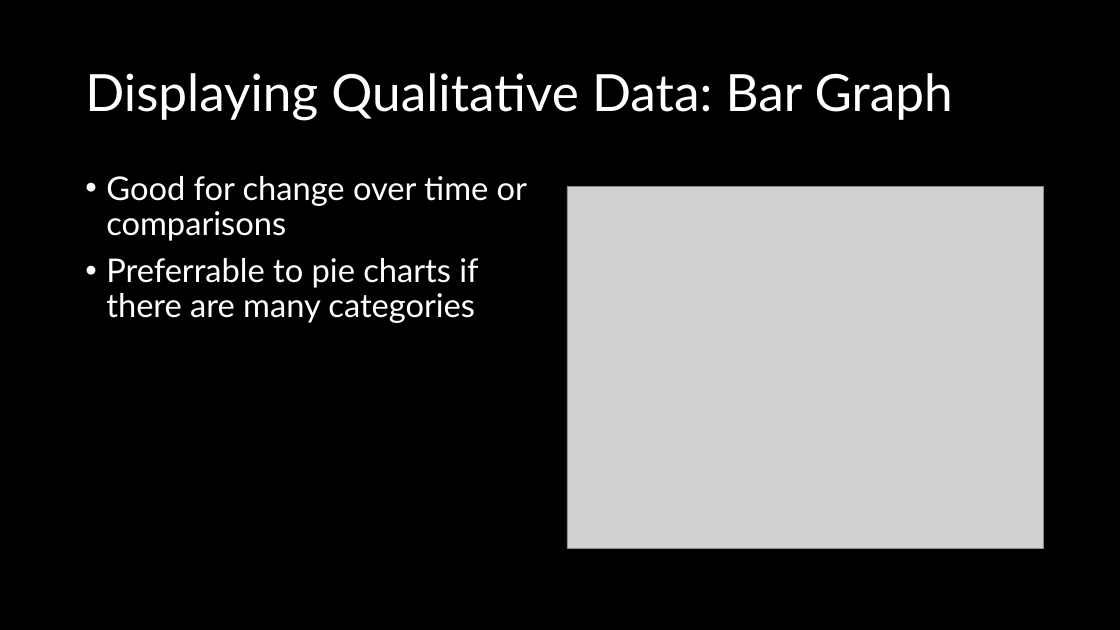
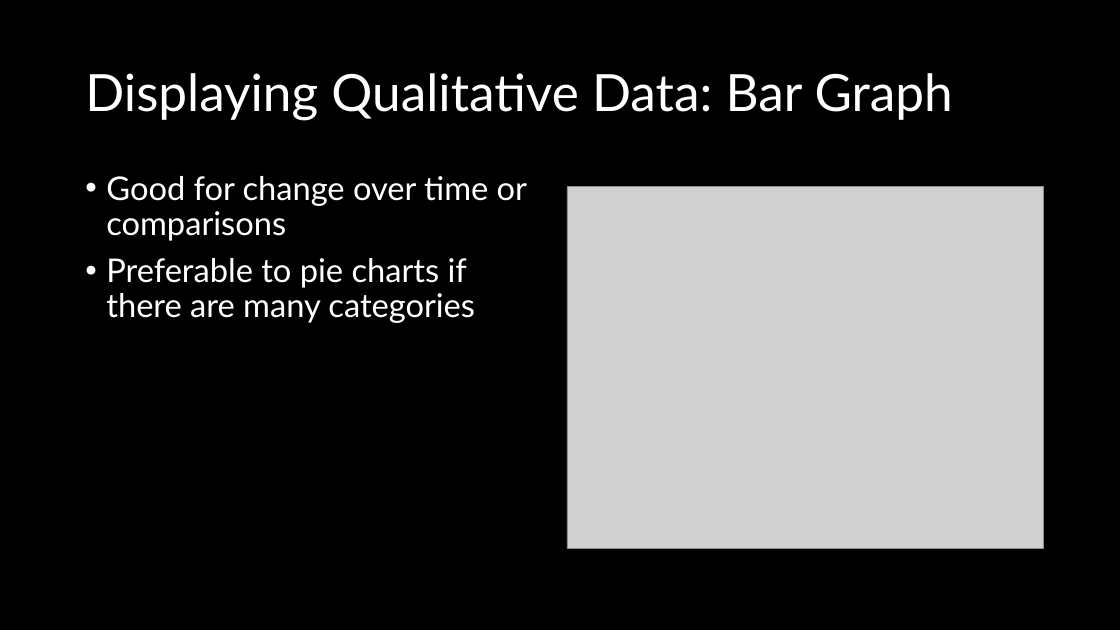
Before and after one commit to wkurzius/textbook-notes, a slide deck: slide 7 of statistics-open-stax/ppt/1-2-data-sampling-and-variation-in-data-and-sampling.pptx. Drawn at 1120x630 pixels with LibreOffice and Linux fonts; fonts in the diff are those of the drawing; grey boxes stand for pictures. Boxes give left, top, right and bottom in pixels: in the first picture for what was removed or moved away, otherwise in the second. Text is boxed around its words. In the diff, an @@ line names an element or a change of style, - is before the commit and + after.

```diff
--- a/statistics-open-stax/ppt/1-2-data-sampling-and-variation-in-data-and-sampling.pptx
+++ b/statistics-open-stax/ppt/1-2-data-sampling-and-variation-in-data-and-sampling.pptx
@@ text at [106, 258, 475, 323]: text changed @@
-• Preferrable to pie charts if there are many categories
+• Preferable to pie charts if there are many categories
```
Also in this commit, not shown: 9 other files.
